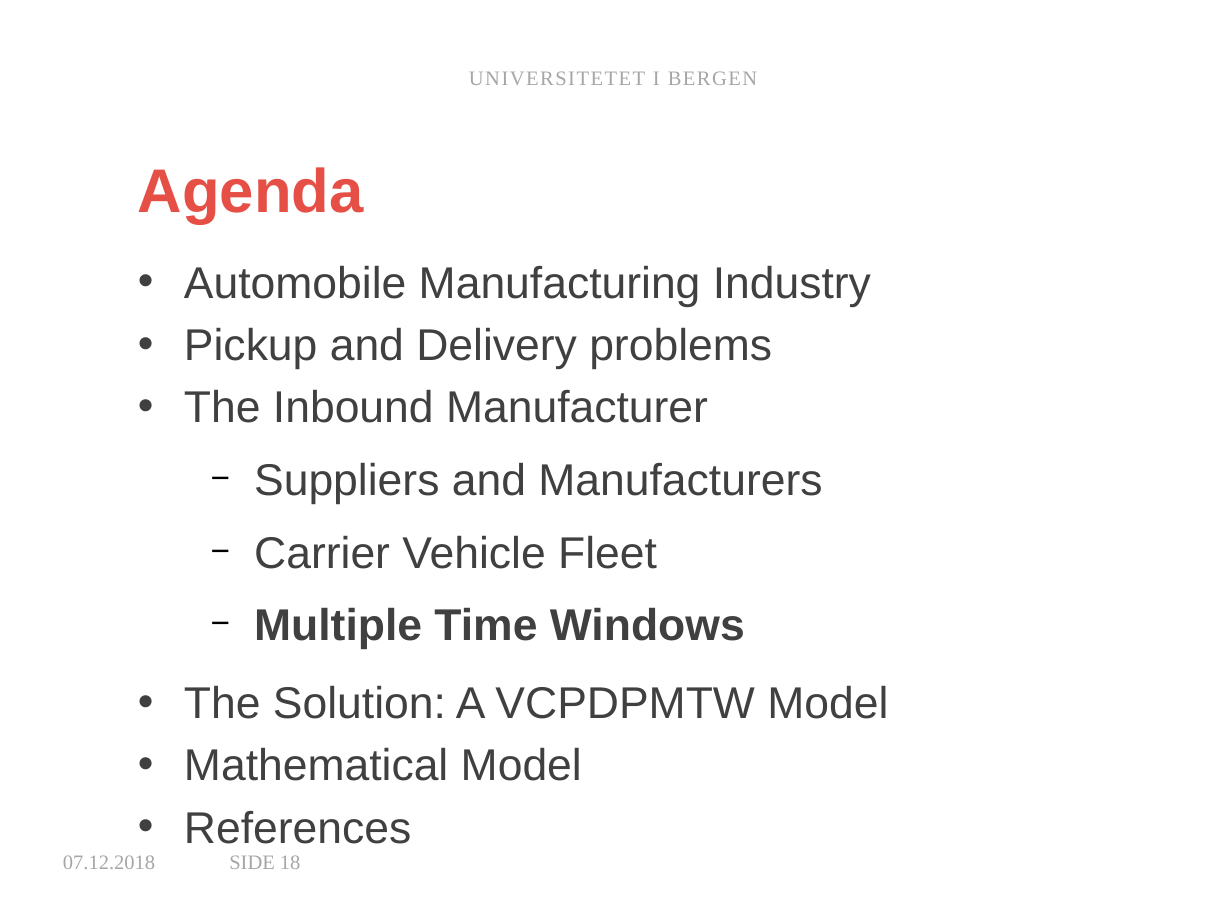
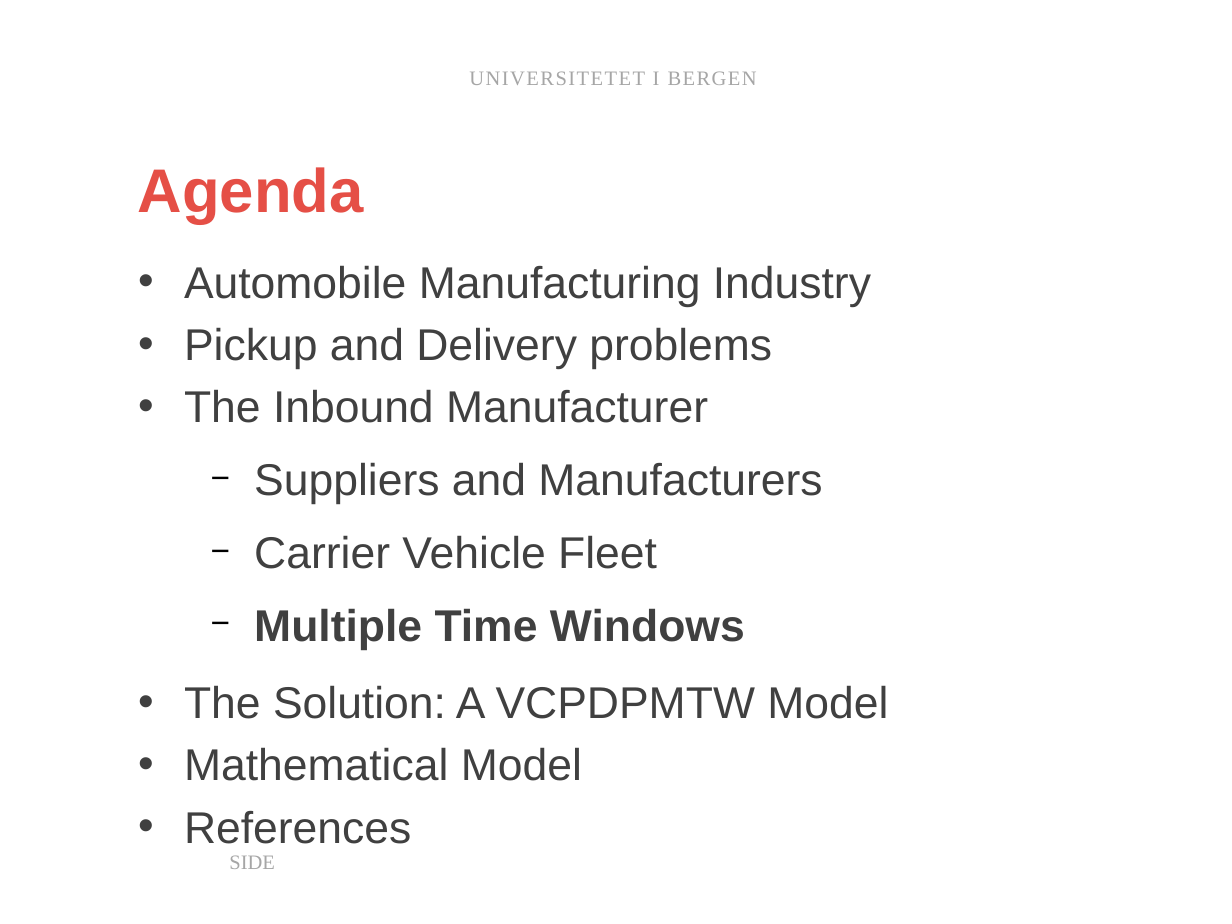
Before and after one commit to prebujo/INF319, a slide deck: slide 18 of presentation/INF319_pjo047.pptx. Drawn at 1232x924 pixels with LibreOffice and Linux fonts; fonts in the diff are those of the drawing; background and template pictures are left out. Boxes give left, top, right and bottom in pixels: in the first picture for what was removed or moved away, otherwise in the second. Text is boxed around its words. In the diff, an @@ line names an element or a change of style, - is before the commit and + after.

```diff
--- a/presentation/INF319_pjo047.pptx
+++ b/presentation/INF319_pjo047.pptx
@@ text removed at [63,855,155,869] @@
-07.12.2018
@@ text at [229,855,275,869]: text changed @@
-SIDE 18
+SIDE
```
Also in this commit, not shown: 35 other slides changed, 26 other files.
